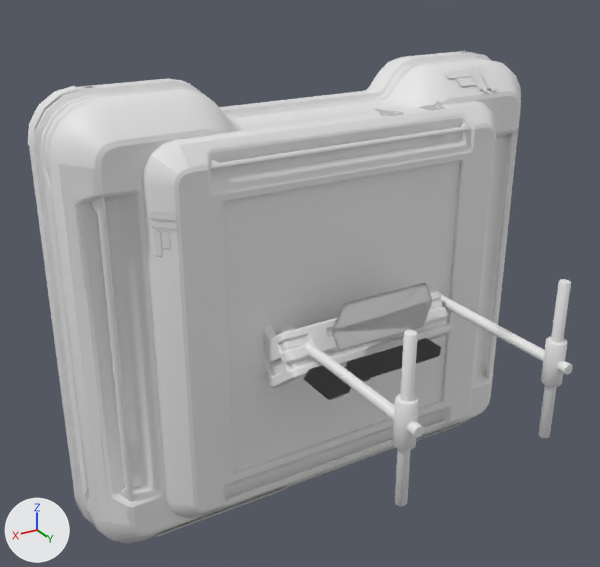
One commit to the Blender file src/addons/no_mans_sky_base_builder/models-high-res/assets/FOS_BIRD.blend: the scene before it, then after it.
Both versions are drawn from a camera (50 mm lens) standing at (2.49, 4.29, 2.08) and looking at (0.31, 0.66, 0.26). Arrows for +X, +Y and +Z are at lower left; the lights stay in place. The older version comes first.

In view in the first picture: 'FOS_BIRD'.
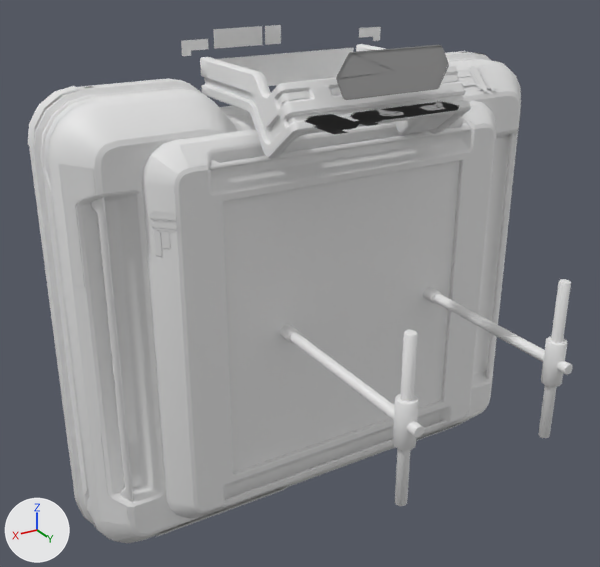
What differs and where, as boxes (x1, y1, x2, y2) in the pictures (600 x 567 px; the box of a moved part takes in the faces that stretch with it):
'FOS_BIRD', reshaped
    before: (29, 51, 573, 543)
    after: (29, 25, 573, 543)
part 1 of me_fos_bird, moved or reshaped
    before: (264, 332, 292, 386)
    after: (206, 61, 291, 157)
part 2 of me_fos_bird, moved or reshaped
    before: (268, 359, 285, 375)
    after: (210, 79, 283, 142)
part 3 of me_fos_bird, moved or reshaped (not visible before)
    after: (414, 114, 452, 132)
part 4 of me_fos_bird, moved or reshaped (not visible before)
    after: (405, 117, 428, 135)
part 5 of me_fos_bird, moved or reshaped (not visible before)
    after: (200, 57, 214, 97)
part 6 of me_fos_bird, moved or reshaped (not visible before)
    after: (356, 44, 370, 52)
part 7 of me_fos_bird, moved or reshaped (not visible before)
    after: (364, 48, 455, 132)
part 8 of me_fos_bird, moved or reshaped
    before: (280, 336, 310, 351)
    after: (278, 91, 311, 107)
part 9 of me_fos_bird, moved or reshaped
    before: (306, 368, 348, 398)
    after: (314, 114, 358, 131)
part 10 of me_fos_bird, moved or reshaped
    before: (346, 338, 440, 380)
    after: (352, 102, 458, 122)
part 11 of me_fos_bird, moved or reshaped
    before: (305, 366, 350, 400)
    after: (306, 114, 359, 131)
part 12 of me_fos_bird, moved or reshaped
    before: (346, 338, 440, 380)
    after: (352, 102, 458, 122)
part 13 of me_fos_bird, moved or reshaped (not visible afterwards)
    before: (304, 365, 351, 400)
part 14 of me_fos_bird, moved or reshaped
    before: (345, 338, 441, 381)
    after: (359, 101, 443, 122)
part 15 of me_fos_bird, moved or reshaped
    before: (304, 373, 350, 399)
    after: (305, 114, 360, 131)
part 16 of me_fos_bird, moved or reshaped (not visible before)
    after: (350, 102, 459, 122)
part 17 of me_fos_bird, moved or reshaped (not visible before)
    after: (429, 116, 449, 121)
part 18 of me_fos_bird, deleted
    before: (264, 283, 453, 400)
part 19 of me_fos_bird, built on
    before: (375, 109, 403, 116)
    after: (181, 25, 471, 159)

Diff of the bpy script that builds the scene:
```diff
--- a/src/addons/no_mans_sky_base_builder/models-high-res/assets/FOS_BIRD.blend.py
+++ b/src/addons/no_mans_sky_base_builder/models-high-res/assets/FOS_BIRD.blend.py
@@ mat_holoscroll_mat @@
 n3 = _N.new('ShaderNodeMixRGB'); n3.name = 'Mix (Legacy)'
-n3.inputs[0].default_value = 0.0  # 'Factor'
 _L.new(n2.outputs[0], n3.inputs[2])  # 'Color' to 'Color2'
@@ me_fos_bird @@
-me_fos_bird.from_pydata(...)  # 5516 vertices, 2714 faces; spans x -1.54..1.54, y -0.02..1.86, z -1.34..1.34
+me_fos_bird.from_pydata(...)  # 5507 vertices, 2285 faces; spans x -1.54..1.54, y -0.02..1.86, z -1.34..1.56
+# me_fos_bird part 1: the loose piece of 72 vertices spanning x 0.55, y 0.08..0.98, z -0.27..0.11 is moved by (0.0, 0.0, 1.3)
+# me_fos_bird part 2: the loose piece of 30 vertices spanning x 0.53, y 0.08..0.9, z -0.2..0.01 is moved by (0.0, 0.0, 1.3)
+# me_fos_bird part 3: the loose piece of 42 vertices spanning x -0.48..-0.33, y 0.64..0.93, z -0.25..0.04 is moved by (0.0, 0.0, 1.3)
+# me_fos_bird part 4: the loose piece of 42 vertices spanning x -0.3..-0.28, y 0.63..0.94, z -0.26..0.05 is moved by (0.0, 0.0, 1.3)
+# me_fos_bird part 5: the loose piece of 34 vertices spanning x 0.49..0.55, y 0.0..0.08, z -0.09..0.12 is moved by (0.0, 0.0, 1.3)
+# me_fos_bird part 6: the loose piece of 34 vertices spanning x -0.55..-0.49, y 0.0..0.08, z -0.09..0.12 is moved by (0.0, 0.0, 1.3)
+# me_fos_bird part 7: the loose piece of 26 vertices spanning x -0.49, y 0.08..0.93, z -0.27..0.11 is moved by (0.0, 0.0, 1.3)
+# me_fos_bird part 8: the loose piece of 22 vertices spanning x 0.39..0.54, y 0.84..0.91, z -0.01..0.06 is moved by (0.0, 0.0, 1.3)
+# me_fos_bird part 9: the loose piece of 18 vertices spanning x 0.4..0.59, y 1.09..1.4, z -0.02 is moved by (0.0, 0.0, 1.3)
+# me_fos_bird part 10: the loose piece of 18 vertices spanning x -0.23..0.36, y 1.12..1.33, z -0.02 is moved by (0.0, 0.0, 1.3)
+# me_fos_bird part 11: the loose piece of 18 vertices spanning x 0.4..0.59, y 1.09..1.4, z -0.02 is moved by (0.0, 0.0, 1.3)
+# me_fos_bird part 12: the loose piece of 18 vertices spanning x -0.23..0.36, y 1.12..1.33, z -0.02 is moved by (0.0, 0.0, 1.3)
+# me_fos_bird part 13: the loose piece of 38 vertices spanning x 0.4..0.59, y 1.09..1.4, z -0.01 is moved by (0.0, 0.0, 1.3)
+# me_fos_bird part 14: the loose piece of 38 vertices spanning x -0.23..0.36, y 1.12..1.33, z -0.01 is moved by (0.0, 0.0, 1.3)
+# me_fos_bird part 15: the loose piece of 38 vertices spanning x 0.4..0.59, y 1.09..1.4, z -0.01 is moved by (0.0, 0.0, 1.3)
+# me_fos_bird part 16: the loose piece of 38 vertices spanning x -0.23..0.36, y 1.12..1.33, z -0.01 is moved by (0.0, 0.0, 1.3)
+# me_fos_bird part 17: the loose piece of 4 vertices spanning x -0.47..-0.34, y 0.89..0.92, z -0.17..-0.15 is moved by (0.0, 0.0, 1.3)
+# me_fos_bird part 18: 94 loose pieces with 1746 vertices, spanning x -0.66..0.66, y 0.0..1.38, z -0.3..0.26, are deleted
+# me_fos_bird part 19: 2 vertices removed from x 0.18..0.2, y 1.21..1.28, z 1.29; 1739 vertices added at x -0.66..0.66, y 0.0..1.38, z 1.01..1.56
+# other edits to the shape of me_fos_bird do not show in these pictures
 me_fos_bird.materials.append(mat_holoscroll_mat4)
```
